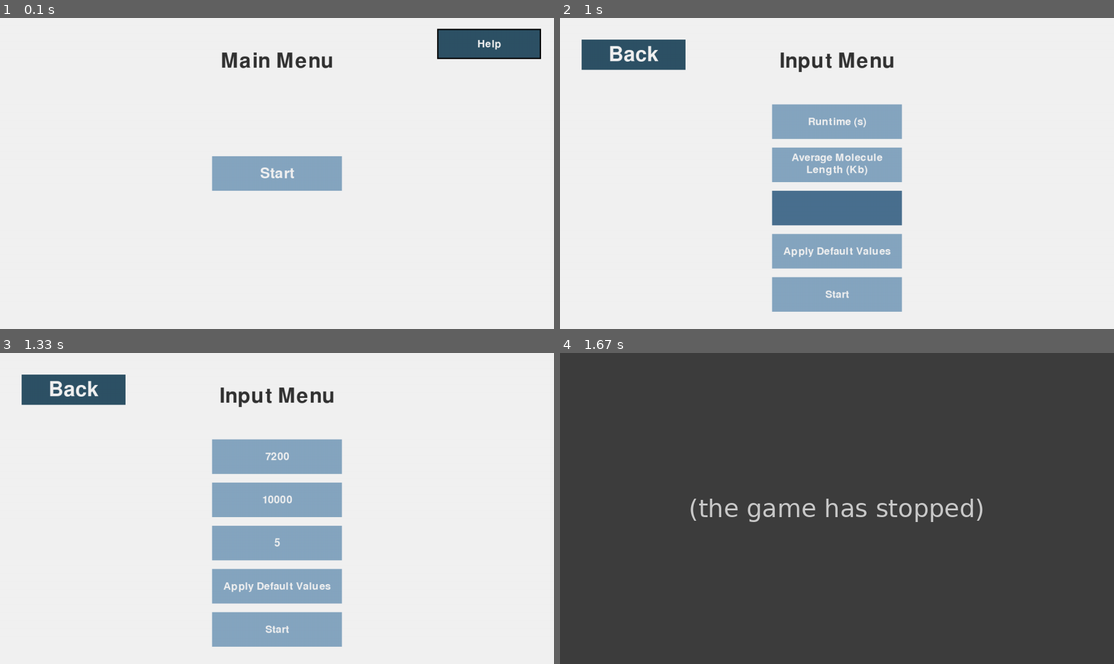
Above: before the commit, frames 1-4 (two rows, left to right).
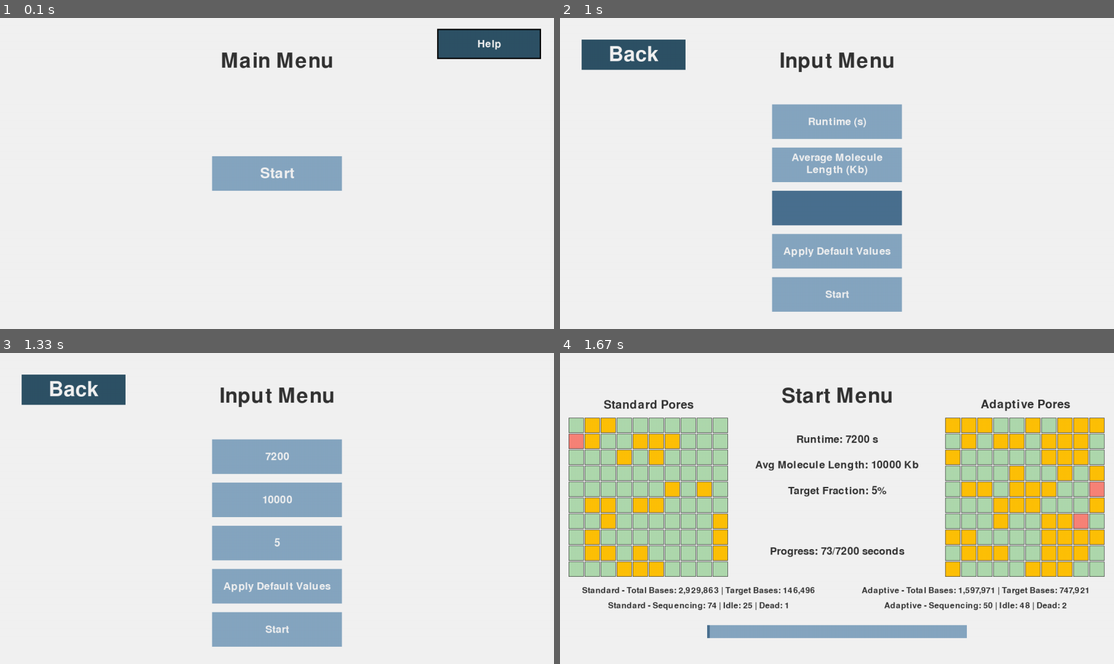
Above: after the commit, the same moments.

Repository: Leina85/A-Level-NEA
Game: pygame game, started from NEA/pipeline/main.py
Two runs of this game, one before a commit and one after it. Both use one fixed random seed, a clock stepped at 60 frames per second and the inputs below.
Inputs (mouse positions are in pixels of both pictures, inside the frame that each line leads up to):
- Up to frame 1 (0.1 s): no input
- Up to frame 2 (1 s): click (837, 173) at 0.38 s; click (837, 195) at 0.72 s
- Up to frame 3 (1.33 s): click "Apply Default Values" at 1.05 s
- Up to frame 4 (1.67 s): click "Start" at 1.38 s

Frames 1-3 are identical in both runs. In frame 4, 98% of the frame differs, in the area x 0-100%, y 0-100%.
Error before the commit: NameError: name 'draw_pore_grid' is not defined (gui.py line 254); the game stopped at 1.38 s (later frames are placeholders)

Commit message:
added draw_pore_grid function

Diff:
--- a/NEA/pipeline/gui.py
+++ b/NEA/pipeline/gui.py
@@ -27,6 +27,43 @@
 
     # Always reset running state
     simulation_state['running'] = False
+
+def draw_pore_grid(screen, flow_cell, x_start, y_start, title):
+    # draw a 10x10 grid representing pore states
+    title_font = pygame.font.Font(None, FONT_SIZES['grid_title'])
+
+    # draw title above grid
+    title_surf = title_font.render(title, True, pygame.Color(COLOURS['title']))
+    title_rect = title_surf.get_rect(center=(x_start + (GRID_SIZE * (SQUARE_SIZE + SQUARE_GAP)) // 2, y_start - 30))
+    screen.blit(title_surf, title_rect)
+
+    # draw 10x10 grid
+    for i in range(100):
+        row = i // GRID_SIZE
+        col = i % GRID_SIZE
+        pore = flow_cell[i]
+
+        # determine color based on pore state
+        # pore[0] = is_sequencing, pore[1] = idle_seconds_left
+        if pore[1] == 0:
+            # dead
+            color = pygame.Color(COLOURS['dead'])
+        elif pore[0]:
+            # sequencing
+            color = pygame.Color(COLOURS['sequencing'])
+        else:
+            # idle
+            color = pygame.Color(COLOURS['idle'])
+
+        # calculate position
+        x = x_start + col * (SQUARE_SIZE + SQUARE_GAP)
+        y = y_start + row * (SQUARE_SIZE + SQUARE_GAP)
+
+        # draw filled square
+        pygame.draw.rect(screen, color, (x, y, SQUARE_SIZE, SQUARE_SIZE))
+
+        # draw border
+        pygame.draw.rect(screen, pygame.Color('#333333'), (x, y, SQUARE_SIZE, SQUARE_SIZE), 1)
 
 def handleevents(active_btn, current_screen, screen_data):
     for event in pygame.event.get():
